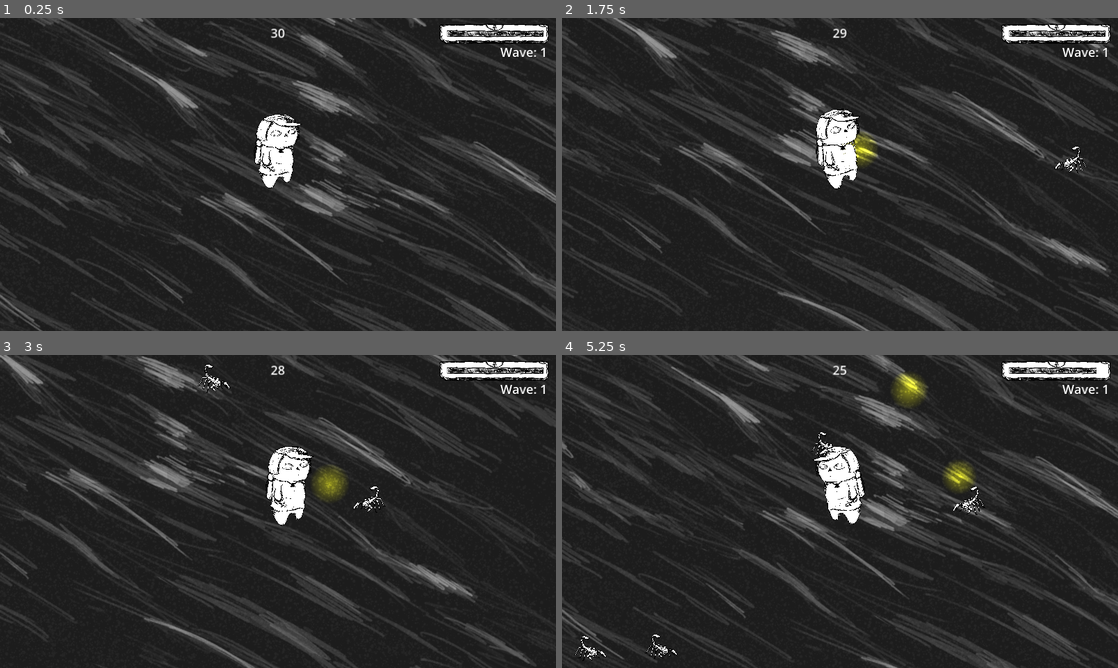
Above: before the commit, frames 1-4 (two rows, left to right).
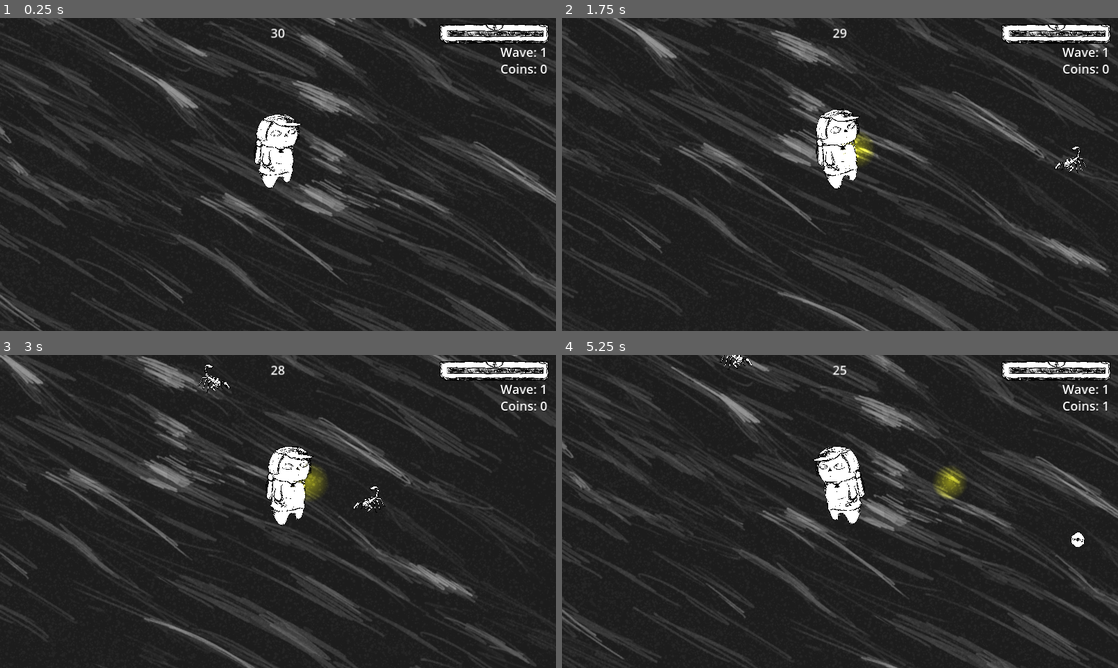
Above: after the commit, the same moments.

Repository: badzianga/johnnys-bazaar-adventure
Game: Godot game, scene res://Scenes/World/test_world.tscn
Two runs of this game, one before a commit and one after it. Both use one fixed random seed, a clock stepped at 60 frames per second and the inputs below.
Inputs:
- Up to frame 1 (0.25 s): no input
- Up to frame 2 (1.75 s): hold D (right) 0.53-1.28 s; tap Space (accept) at 0.6, 1.35 s; hold S (down) from 1.28 s (still down)
- Up to frame 3 (3 s): release S (down) at 2.03 s; hold D (right) 2.03-2.78 s; tap Space (accept) at 2.1, 2.85 s; hold W (up) from 2.78 s (still down)
- Up to frame 4 (5.25 s): release W (up) at 3.53 s; hold A (left) 3.53-5.03 s; tap Space (accept) at 3.6, 4.35, 5.1 s; hold S (down) from 5.03 s (still down)

The runs differ from the first frame. In frame 1, 0.1% of the frame differs, in the area x 90-99%, y 14-18%; in frame 2, 0.2%; in frame 3, 0.7%; in frame 4, 1.7%, in the area x 2-100%, y 0-98%.

Commit message:
added coins

Diff:
--- a/Scenes/Attacks/light_orb.tscn
+++ b/Scenes/Attacks/light_orb.tscn
@@ -57,7 +57,7 @@
 collision_layer = 4
 collision_mask = 8
 script = ExtResource("1_bochs")
-_penetration = 3
+_speed = 200.0
 damage = 6
 
 [node name="Light" type="PointLight2D" parent="."]
--- a/Scenes/Enemies/dog.tscn
+++ b/Scenes/Enemies/dog.tscn
@@ -110,7 +110,6 @@
 [node name="HealthComponent" parent="." instance=ExtResource("3_scoky")]
 
 [node name="VelocityComponent" parent="." instance=ExtResource("4_2dqk4")]
-_speed = 160.0
 
 [node name="Hurtbox" parent="." node_paths=PackedStringArray("health_component", "collision_shape") instance=ExtResource("5_re02c")]
 health_component = NodePath("../HealthComponent")
--- a/Scenes/Enemies/enemy.gd
+++ b/Scenes/Enemies/enemy.gd
@@ -1,4 +1,13 @@
+class_name Enemy
 extends CharacterBody2D
+
+const CoinScene := preload("res://Scenes/Loot/coin.tscn")
+
+@export var max_health := 10
+@export var speed := 160.0
+@export var damage := 1
+@export var gold_min := 0
+@export var gold_max := 1
 
 
 @onready var _sprite := $Sprite
@@ -11,6 +20,11 @@
 func _ready() -> void:
 	_health_component.health_changed.connect(_on_health_changed)
 	_health_component.health_depleted.connect(_on_health_depleted)
+
+	_health_component.max_health = max_health
+	_health_component.health = max_health
+	_velocity_component.speed = speed
+	$Hitbox.damage = damage
 
 
 func _physics_process(_delta: float) -> void:
@@ -27,10 +41,23 @@
 		_animation_player.play("walk_right")
 
 
+func _spawn_coins() -> void:
+	var amount := randi_range(gold_min, gold_max)
+	for _i in amount:
+		var coin := CoinScene.instantiate()
+		coin.global_position = Vector2(
+				global_position.x + randf_range(-32.0, 32.0),
+				global_position.y + randf_range(-32.0, 32.0)
+		)
+		coin.rotation_degrees = randf_range(-180.0, 180.0)
+		get_tree().get_first_node_in_group("Loot").call_deferred("add_child", coin)
+
+
 func _on_health_changed() -> void:
 	_effects.play("hurt")
 
 
 func _on_health_depleted() -> void:
 	GameController.enemies.erase(self)
+	_spawn_coins()
 	queue_free()
--- a/Scenes/Enemies/mummy.tscn
+++ b/Scenes/Enemies/mummy.tscn
@@ -12,7 +12,7 @@
 [sub_resource type="ShaderMaterial" id="ShaderMaterial_x1rh6"]
 resource_local_to_scene = true
 shader = ExtResource("2_fufu6")
-shader_parameter/flash_state = null
+shader_parameter/flash_state = 0.0
 
 [sub_resource type="Animation" id="Animation_nkjor"]
 length = 0.001
@@ -110,7 +110,6 @@
 [node name="HealthComponent" parent="." instance=ExtResource("3_fp12j")]
 
 [node name="VelocityComponent" parent="." instance=ExtResource("4_awtdv")]
-_speed = 160.0
 
 [node name="Hurtbox" parent="." node_paths=PackedStringArray("health_component", "collision_shape") instance=ExtResource("5_75867")]
 health_component = NodePath("../HealthComponent")
--- a/Scenes/Enemies/scorpio.tscn
+++ b/Scenes/Enemies/scorpio.tscn
@@ -12,7 +12,7 @@
 [sub_resource type="ShaderMaterial" id="ShaderMaterial_0y1mb"]
 resource_local_to_scene = true
 shader = ExtResource("2_jfb4v")
-shader_parameter/flash_state = null
+shader_parameter/flash_state = 0.0
 
 [sub_resource type="Animation" id="Animation_nkjor"]
 length = 0.001
@@ -121,6 +121,7 @@
 [node name="Scorpio" type="CharacterBody2D"]
 motion_mode = 1
 script = ExtResource("1_00eur")
+max_health = 4
 
 [node name="Sprite" type="Sprite2D" parent="."]
 material = SubResource("ShaderMaterial_0y1mb")
@@ -144,7 +145,6 @@
 [node name="HealthComponent" parent="." instance=ExtResource("3_c4ad0")]
 
 [node name="VelocityComponent" parent="." instance=ExtResource("4_jlth6")]
-_speed = 160.0
 
 [node name="Hurtbox" parent="." node_paths=PackedStringArray("health_component", "collision_shape") instance=ExtResource("5_qcot7")]
 health_component = NodePath("../HealthComponent")
--- a/Scenes/Enemies/snake.tscn
+++ b/Scenes/Enemies/snake.tscn
@@ -12,7 +12,7 @@
 [sub_resource type="ShaderMaterial" id="ShaderMaterial_cguio"]
 resource_local_to_scene = true
 shader = ExtResource("2_c5p6i")
-shader_parameter/flash_state = null
+shader_parameter/flash_state = 0.0
 
 [sub_resource type="Animation" id="Animation_nkjor"]
 length = 0.001
@@ -180,7 +180,6 @@
 [node name="HealthComponent" parent="." instance=ExtResource("2_oc54c")]
 
 [node name="VelocityComponent" parent="." instance=ExtResource("4_ln5kb")]
-_speed = 160.0
 
 [node name="Hurtbox" parent="." node_paths=PackedStringArray("health_component", "collision_shape") instance=ExtResource("2_ym083")]
 health_component = NodePath("../HealthComponent")
--- a/Scenes/EnemyComponents/velocity_component.gd
+++ b/Scenes/EnemyComponents/velocity_component.gd
@@ -2,13 +2,13 @@
 extends Node2D
 
 
-@export var _speed := 100.0
+@export var speed := 100.0
 
 var direction := Vector2.ZERO
 
 
 func move(body: CharacterBody2D) -> void:
 	direction = global_position.direction_to(GameController.player.global_position)
-	body.velocity = direction * _speed
+	body.velocity = direction * speed
 
 	body.move_and_slide()
--- /dev/null
+++ b/Scenes/Loot/coin.gd
@@ -0,0 +1,25 @@
+class_name Coin
+extends Area2D
+
+var speed := 0.0
+var value := 1
+
+
+func _ready() -> void:
+	set_physics_process(false)
+
+
+func _physics_process(delta: float) -> void:
+	speed += 8.0 * delta
+	global_position = global_position.move_toward(GameController.player.global_position, speed)
+
+
+func grab() -> void:
+	print("grabbed")
+	set_physics_process(true)
+
+
+func collect() -> int:
+	print("collected")
+	queue_free()
+	return value
--- /dev/null
+++ b/Scenes/Loot/coin.tscn
@@ -0,0 +1,23 @@
+[gd_scene load_steps=4 format=3 uid="uid://c1kswy1qxeefn"]
+
+[ext_resource type="Texture2D" uid="uid://b3lmenxl0lce7" path="res://Assets/Loot/coin.png" id="1_7mc1t"]
+[ext_resource type="Script" path="res://Scenes/Loot/coin.gd" id="1_q8xcm"]
+
+[sub_resource type="CapsuleShape2D" id="CapsuleShape2D_3fh5o"]
+radius = 19.0919
+height = 45.2548
+
+[node name="Coin" type="Area2D"]
+collision_layer = 32
+collision_mask = 0
+monitoring = false
+script = ExtResource("1_q8xcm")
+
+[node name="Sprite" type="Sprite2D" parent="."]
+position = Vector2(0, 1)
+scale = Vector2(0.02, 0.02)
+texture = ExtResource("1_7mc1t")
+
+[node name="CollisionShape" type="CollisionShape2D" parent="."]
+rotation = 0.785398
+shape = SubResource("CapsuleShape2D_3fh5o")
--- a/Scenes/Player/player.gd
+++ b/Scenes/Player/player.gd
@@ -8,6 +8,7 @@
 
 var direction := Vector2.ZERO
 var current_animation: String
+var coins := 0
 
 @onready var animation_player := $Sprite2D/AnimationPlayer
 @onready var sprite := $Sprite2D
@@ -17,6 +18,7 @@
 	GameController.player = self
 	Hud.set_max_health(health)
 	Hud.set_health(health)
+	Hud.set_coins(coins)
 
 
 func _physics_process(_delta: float) -> void:
@@ -66,3 +68,12 @@
 	var random_enemy: CharacterBody2D = GameController.enemies.pick_random()
 	light_orb.direction = global_position.direction_to(random_enemy.global_position)
 	get_tree().get_root().add_child(light_orb)
+
+
+func _on_loot_collect_area_entered(coin: Coin) -> void:
+	coins += coin.collect()
+	Hud.set_coins(coins)
+
+
+func _on_loot_grab_area_entered(coin: Coin) -> void:
+	coin.grab()
--- a/Scenes/Player/player.tscn
+++ b/Scenes/Player/player.tscn
@@ -103,6 +103,12 @@
 radius = 60.0
 height = 220.0
 
+[sub_resource type="CircleShape2D" id="CircleShape2D_g8pm1"]
+radius = 96.0
+
+[sub_resource type="CircleShape2D" id="CircleShape2D_8vayn"]
+radius = 320.0
+
 [node name="Player" type="CharacterBody2D"]
 scale = Vector2(0.5, 0.5)
 motion_mode = 1
@@ -138,5 +144,21 @@
 wait_time = 1.5
 autostart = true
 
+[node name="LootCollectArea" type="Area2D" parent="."]
+collision_layer = 0
+collision_mask = 32
+
+[node name="CollisionShape2D" type="CollisionShape2D" parent="LootCollectArea"]
+shape = SubResource("CircleShape2D_g8pm1")
+
+[node name="LootGrabArea" type="Area2D" parent="."]
+collision_layer = 0
+collision_mask = 32
+
+[node name="CollisionShape2D" type="CollisionShape2D" parent="LootGrabArea"]
+shape = SubResource("CircleShape2D_8vayn")
+
 [connection signal="area_entered" from="Hurtbox" to="." method="_on_hurtbox_area_entered"]
 [connection signal="timeout" from="ShootTimer" to="." method="_on_shoot_timer_timeout"]
+[connection signal="area_entered" from="LootCollectArea" to="." method="_on_loot_collect_area_entered"]
+[connection signal="area_entered" from="LootGrabArea" to="." method="_on_loot_grab_area_entered"]
--- a/Scenes/World/test_world.tscn
+++ b/Scenes/World/test_world.tscn
@@ -27,7 +27,7 @@
 enemy = ExtResource("7_ph8w4")
 spawn_chance = 1.0
 amount = 2
-spawn_delay = 1
+spawn_delay = 2
 
 [sub_resource type="Resource" id="Resource_m14qh"]
 script = ExtResource("3_qgjlm")
@@ -64,16 +64,13 @@
 [node name="TestWorld" type="Node2D"]
 y_sort_enabled = true
 
-[node name="DarkenLight" type="DirectionalLight2D" parent="."]
-enabled = false
-energy = 0.1
-blend_mode = 1
-
 [node name="Sand" type="Sprite2D" parent="."]
 texture_repeat = 2
 texture = ExtResource("1_0vgr8")
 centered = false
 region_rect = Rect2(0, 0, 2500, 2500)
+
+[node name="Loot" type="Node2D" parent="." groups=["Loot"]]
 
 [node name="WorldBoundaries" type="StaticBody2D" parent="."]
 
--- a/Singletons/hud.gd
+++ b/Singletons/hud.gd
@@ -4,6 +4,7 @@
 @onready var health_bar := $Control/HealthBar
 @onready var time_label := $Control/TimeLabel
 @onready var wave_label := $Control/WaveLabel
+@onready var coins_label := $Control/CoinsLabel
 
 
 func set_health(health: int) -> void:
@@ -20,3 +21,7 @@
 
 func set_wave(wave: int) -> void:
 	wave_label.text = "Wave: " + str(wave)
+
+
+func set_coins(coins: int) -> void:
+	coins_label.text = "Coins: " + str(coins)
--- a/Singletons/hud.tscn
+++ b/Singletons/hud.tscn
@@ -62,3 +62,17 @@
 theme_override_colors/font_shadow_color = Color(0, 0, 0, 1)
 theme_override_font_sizes/font_size = 36
 text = "Wave: 0"
+
+[node name="CoinsLabel" type="Label" parent="Control"]
+layout_mode = 1
+anchors_preset = 1
+anchor_left = 1.0
+anchor_right = 1.0
+offset_left = -160.0
+offset_top = 120.0
+offset_right = -24.0
+offset_bottom = 173.0
+grow_horizontal = 0
+theme_override_colors/font_shadow_color = Color(0, 0, 0, 1)
+theme_override_font_sizes/font_size = 36
+text = "Coins: 0"
Not shown: 1 places in Scenes/Player/player.tscn that only renumber resources
